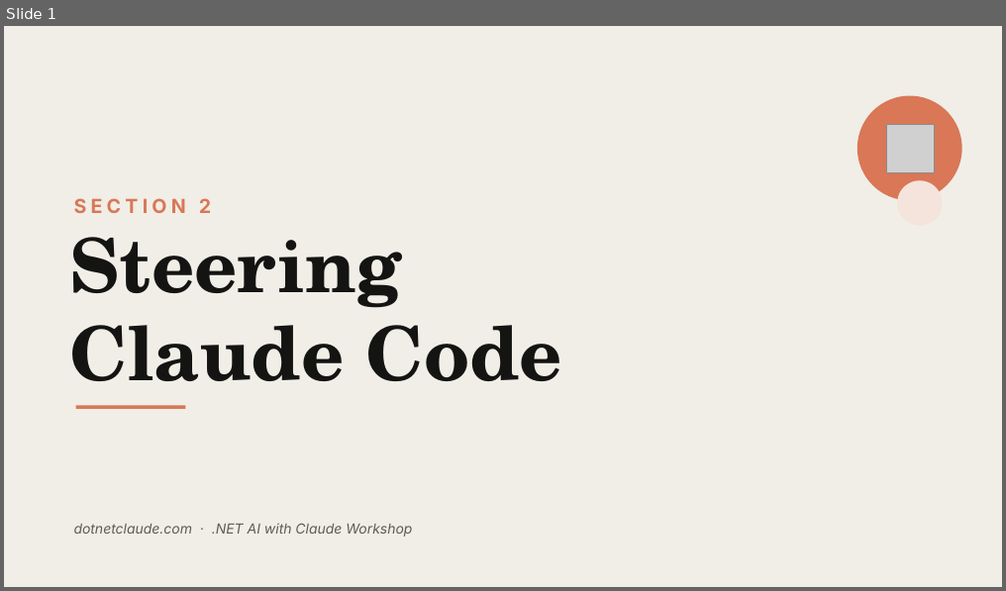
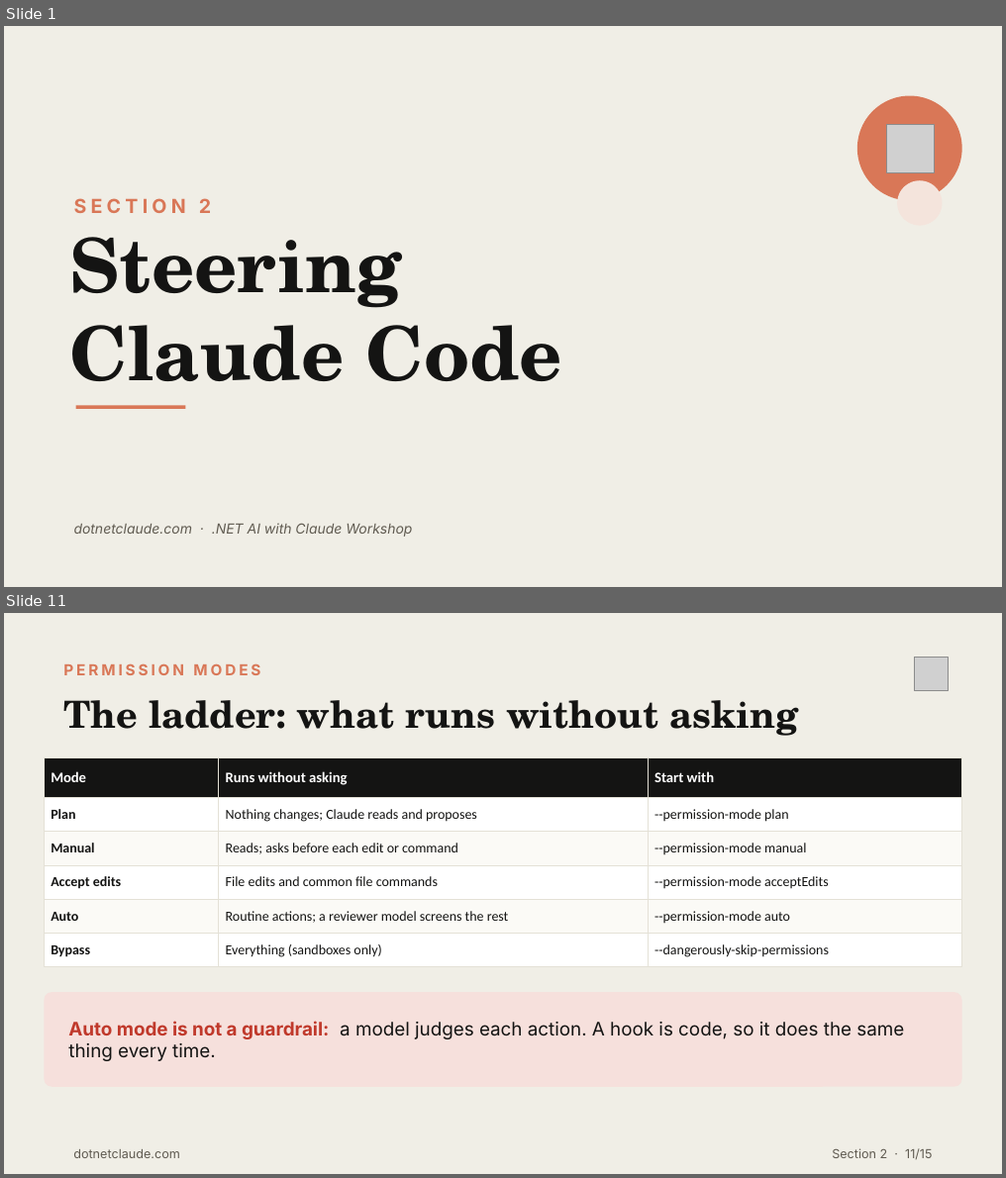
Before and after one commit to cwoodruff/dotnet-claude-workshop-content, a slide deck: decks/Day 1/Section2-Steering-Claude-Code.pptx. Shown one above the other, each under a label of ours: slide 1 before the commit, slides 1 and 11 after it; the slides between them are not shown. The pictures are 1006x591 and 1006x1178 pixels, drawn with LibreOffice and Linux fonts; fonts in the diff are those of the drawing; grey boxes stand for pictures. Boxes give left, top, right and bottom in pixels: in the first picture for what was removed or moved away, otherwise in the second. Text is boxed around its words. In the diff, an @@ line names an element or a change of style, - is before the commit and + after.

```diff
--- a/decks/Day 1/Section2-Steering-Claude-Code.pptx
+++ b/decks/Day 1/Section2-Steering-Claude-Code.pptx
@@ slide 11 added at bbox=[4, 613, 1002, 1174], background #F0EEE6 @@
@@ text added at bbox=[63, 663, 260, 675], 11 pt, text #D97757, bold @@
+PERMISSION MODES
@@ picture added at bbox=[914, 657, 948, 691] @@
@@ text added at bbox=[63, 700, 799, 736], 27 pt, text #141413, bold @@
+The ladder: what runs without asking
@@ table added at bbox=[44, 758, 962, 967], 6 rows, 3 columns @@
+Mode | Runs without asking | Start with
+Plan | Nothing changes; Claude reads and proposes | --permission-mode plan
+Manual | Reads; asks before each edit or command | --permission-mode manual
+Accept edits | File edits and common file commands | --permission-mode acceptEdits
+Auto | Routine actions; a reviewer model screens the rest | --permission-mode auto
+Bypass | Everything (sandboxes only) | --dangerously-skip-permissions
@@ rounded rectangle added at bbox=[44, 992, 962, 1087], fill #F6E0DC @@
@@ text added at bbox=[68, 1021, 904, 1061], 13.5 pt, text #141413 @@
+Auto mode is not a guardrail: a model judges each action. A hook is code, so it does the same thing every time.
@@ text added at bbox=[73, 1150, 180, 1158], 9 pt, text #615C52 @@
+dotnetclaude.com
@@ text added at bbox=[832, 1149, 932, 1159], 9 pt, text #615C52 @@
+Section 2 · 11/15
```
Also in this commit, not shown: 13 slides changed, 53 other files.
